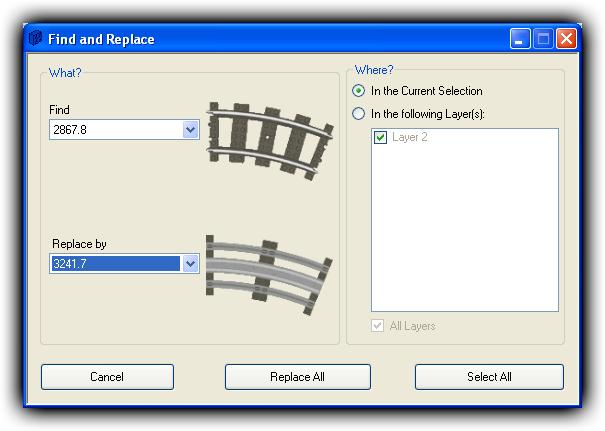
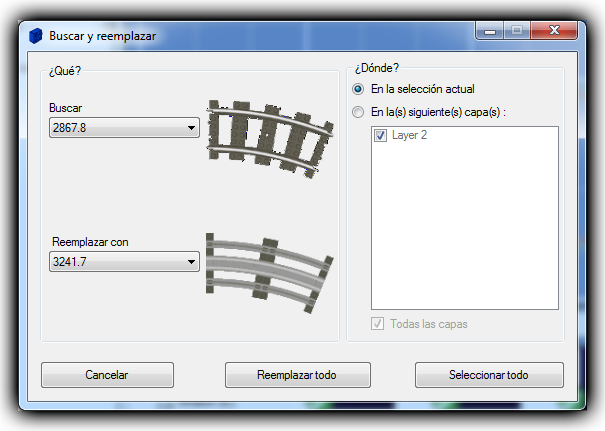
Layered file, before and after one edit (605x431). Changes by layer:
showed "ES", painted on it over box(18, 20, 587, 411)
hid "EN" over box(23, 23, 582, 408)
